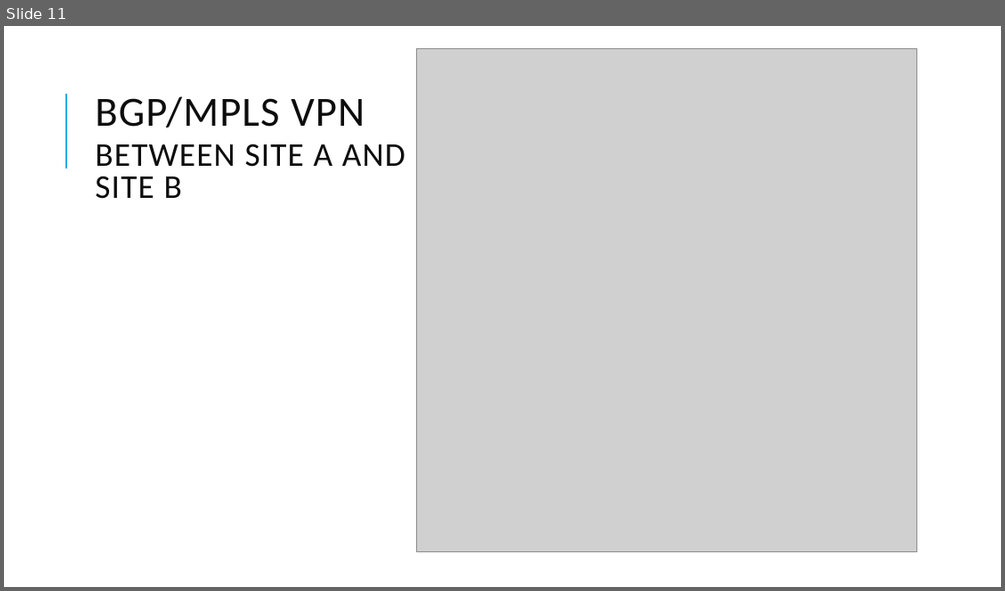
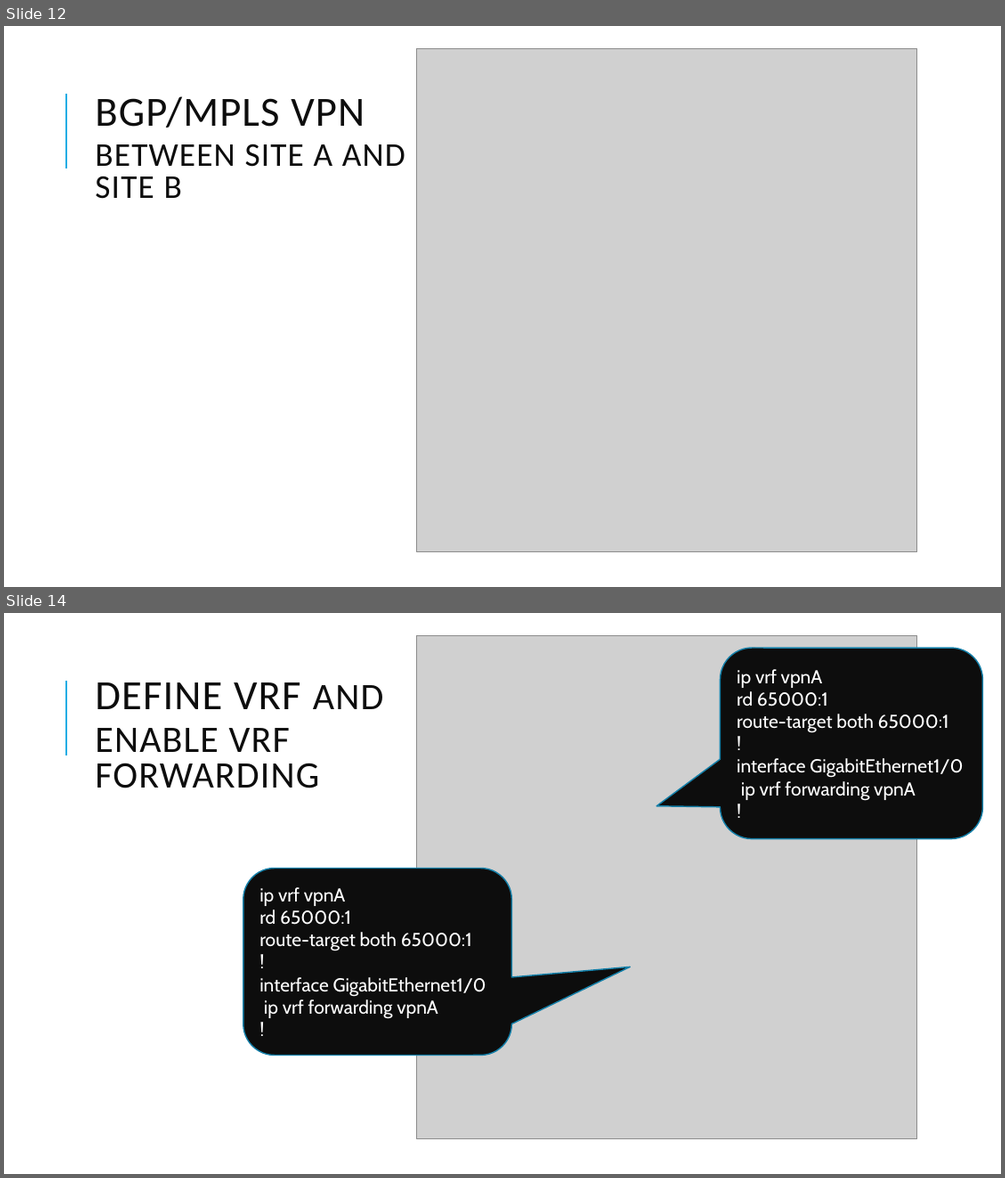
Before and after one commit to BSc-MSc-Projects/NSD-VPNs, a slide deck: NSD presentation_GIAN.pptx. Shown one above the other, each under a label of ours: slide 11 before the commit, slides 12 and 14 after it; the slides between them are not shown. The pictures are 1005x591 and 1005x1178 pixels, drawn with LibreOffice and Linux fonts; fonts in the diff are those of the drawing; grey boxes stand for pictures. Boxes give left, top, right and bottom in pixels: in the first picture for what was removed or moved away, otherwise in the second. Text is boxed around its words. In the diff, an @@ line names an element or a change of style, - is before the commit and + after.

```diff
--- a/NSD presentation_GIAN.pptx
+++ b/NSD presentation_GIAN.pptx
@@ slide 14 added at bbox=[4, 613, 1001, 1174], background #FFFFFF; not listed: 1 template element that a slide beside it also shows @@
@@ picture added at bbox=[417, 635, 917, 1139] @@
@@ rounded speech box added at bbox=[720, 648, 983, 838], fill #0D0D0D, outline #1580A9 1.25 pt, 18 pt, text #FFFFFF @@
+ip vrf vpnA
+rd 65000:1
+route-target both 65000:1
+!
+interface GigabitEthernet1/0
+ip vrf forwarding vpnA
+!
@@ text added at bbox=[95, 682, 383, 788], 36 pt, text #0D0D0D @@
+DEFINE VRF AND
+ENABLE VRF FORWARDING
@@ rounded speech box added at bbox=[243, 868, 512, 1055], fill #0D0D0D, outline #1580A9 1.25 pt, 18 pt, text #FFFFFF @@
+ip vrf vpnA
+rd 65000:1
+route-target both 65000:1
+!
+interface GigabitEthernet1/0
+ip vrf forwarding vpnA
+!
@@ what was slide 11 is now slide 12 @@
```
Also in this commit, not shown: 4 slides changed, 4 other slides added, 1 slide removed, 2 other files.
